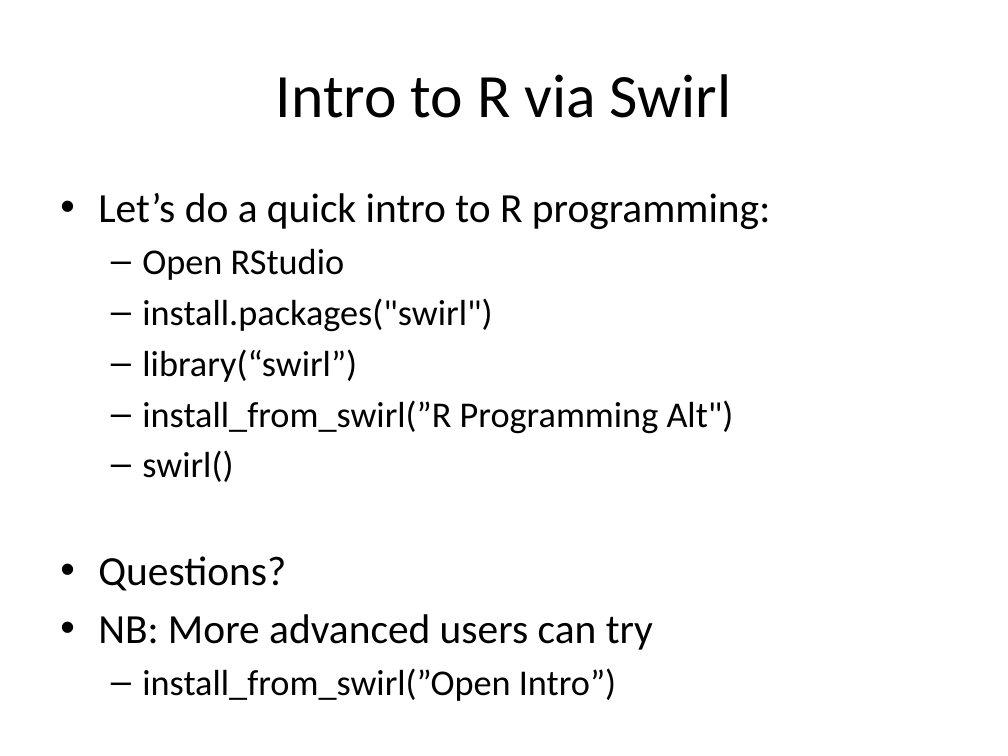
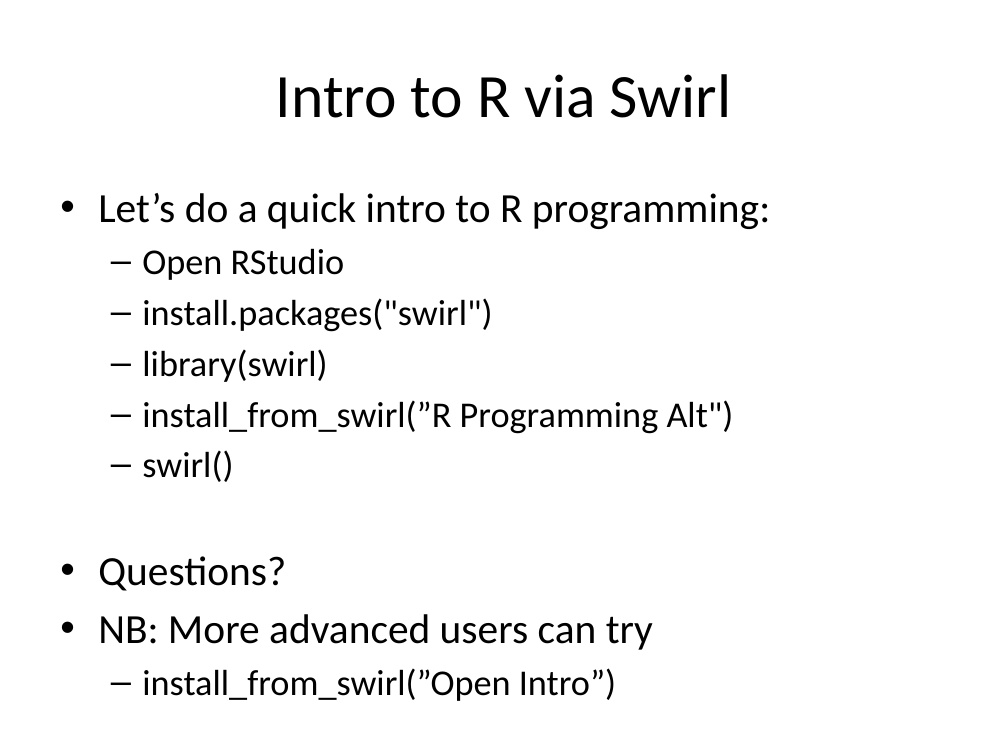
Before and after one commit to ethanweed/Stats4Humanities2016, a slide deck: slide 8 of Day1/Lab1 - afternoon.pptx. Drawn at 1008x756 pixels with LibreOffice and Linux fonts; fonts in the diff are those of the drawing. Boxes give left, top, right and bottom in pixels: in the first picture for what was removed or moved away, otherwise in the second. Text is boxed around its words. In the diff, an @@ line names an element or a change of style, - is before the commit and + after.

Commit message:
typo fixed

```diff
--- a/Day1/Lab1 - afternoon.pptx
+++ b/Day1/Lab1 - afternoon.pptx
@@ text at (142, 350, 327, 382): text changed @@
-  – library(“swirl”)
+  – library(swirl)
```
